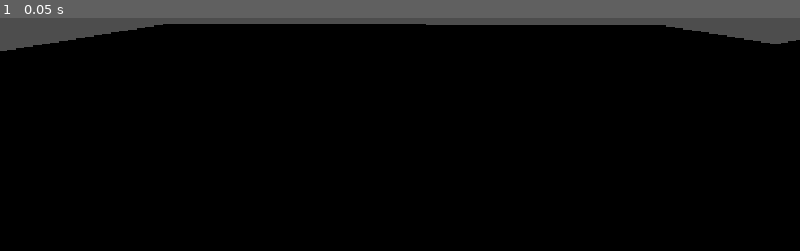
Above: before the commit, frame 1.
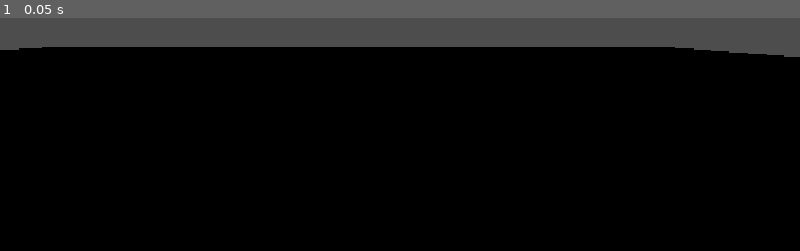
Above: after the commit, the same moment.

Repository: Ryan-M-Smith/SkillIssue
Game: Godot game, scene res://node_3d.tscn
The game is run twice, just before and just after one commit, with the same random seed, the same clock (stepped at 60 frames per second) and the same inputs.
Inputs:
- Up to frame 1 (0.05 s): no input

The runs differ from the first frame. In frame 1, 8.0% of the frame differs, in the area x 0-100%, y 2-17%.

Commit message:
player model added

Diff:
--- a/apps/game/node_3d.tscn
+++ b/apps/game/node_3d.tscn
@@ -7,6 +7,10 @@
 
 [sub_resource type="StandardMaterial3D" id="StandardMaterial3D_4xowi"]
 albedo_color = Color(0.69105, 0.37213653, 6.738305e-07, 1)
+
+[sub_resource type="CapsuleShape3D" id="CapsuleShape3D_57qmd"]
+
+[sub_resource type="CapsuleMesh" id="CapsuleMesh_g4v7s"]
 
 [node name="Node3D" type="Node3D" unique_id=20531531]
 
@@ -37,11 +41,21 @@
 
 [node name="ramp" type="CSGBox3D" parent="WorldEnvironment" unique_id=480671960]
 transform = Transform3D(1, 0, 0, 0, 0.90630776, -0.42261827, 0, 0.42261827, 0.90630776, -21.906214, 1.449528, 12.034275)
+use_collision = true
 size = Vector3(1.5, 0.25, 5)
 
 [node name="CSGBox3D" type="CSGBox3D" parent="WorldEnvironment/ramp" unique_id=1779155297]
 transform = Transform3D(1, 0, 0, 0, 0.9063082, 0.42261848, 0, -0.42261848, 0.9063082, 0, -0.97205496, -1.5694399)
 size = Vector3(1, 1.5, 1)
 
-[node name="Camera3D" type="Camera3D" parent="." unique_id=1932303875]
-transform = Transform3D(-0.99932206, 0.0052925604, -0.036433104, 0, 0.98961276, 0.14375897, 0.036815517, 0.14366151, -0.98894185, 0, 4.6205983, -4.4521923)
+[node name="CharacterBody3D" type="CharacterBody3D" parent="." unique_id=851539408]
+transform = Transform3D(1, 0, 0, 0, 1, 0, 0, 0, 1, 3.342, 1.5, 0)
+
+[node name="CollisionShape3D" type="CollisionShape3D" parent="CharacterBody3D" unique_id=235974021]
+shape = SubResource("CapsuleShape3D_57qmd")
+
+[node name="MeshInstance3D" type="MeshInstance3D" parent="CharacterBody3D" unique_id=1249059377]
+mesh = SubResource("CapsuleMesh_g4v7s")
+
+[node name="Camera3D" type="Camera3D" parent="CharacterBody3D" unique_id=1932303875]
+transform = Transform3D(1, 0, 0, 0, 1, 0, 0, 0, 1, -0.06807709, 0.70661163, -0.48678732)
